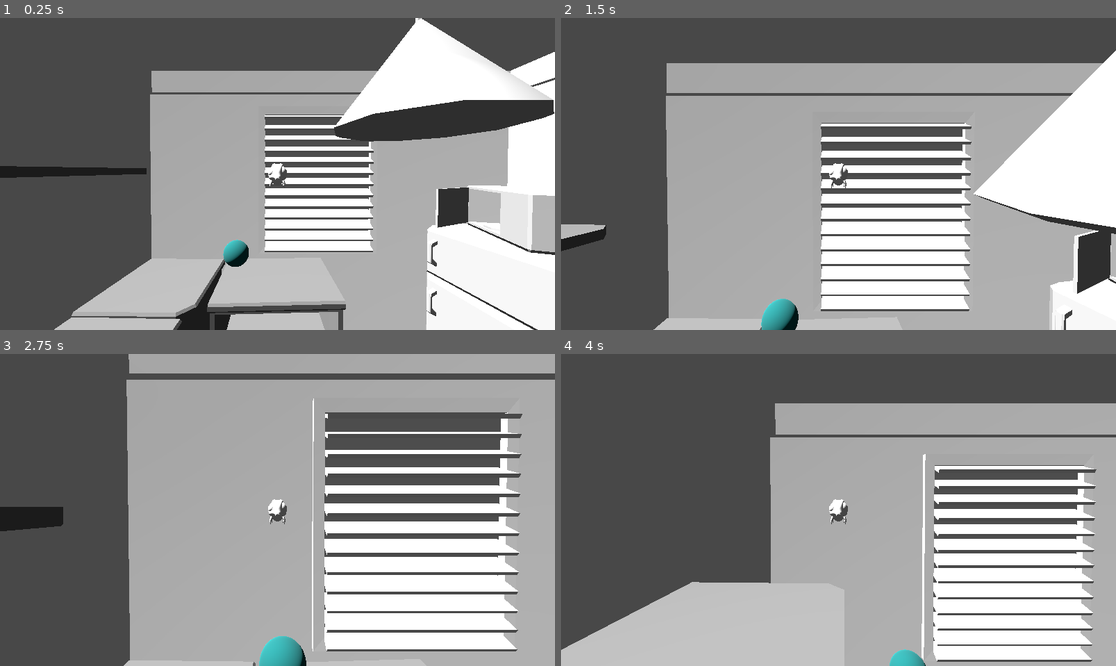
Above: before the commit, frames 1-4 (two rows, left to right).
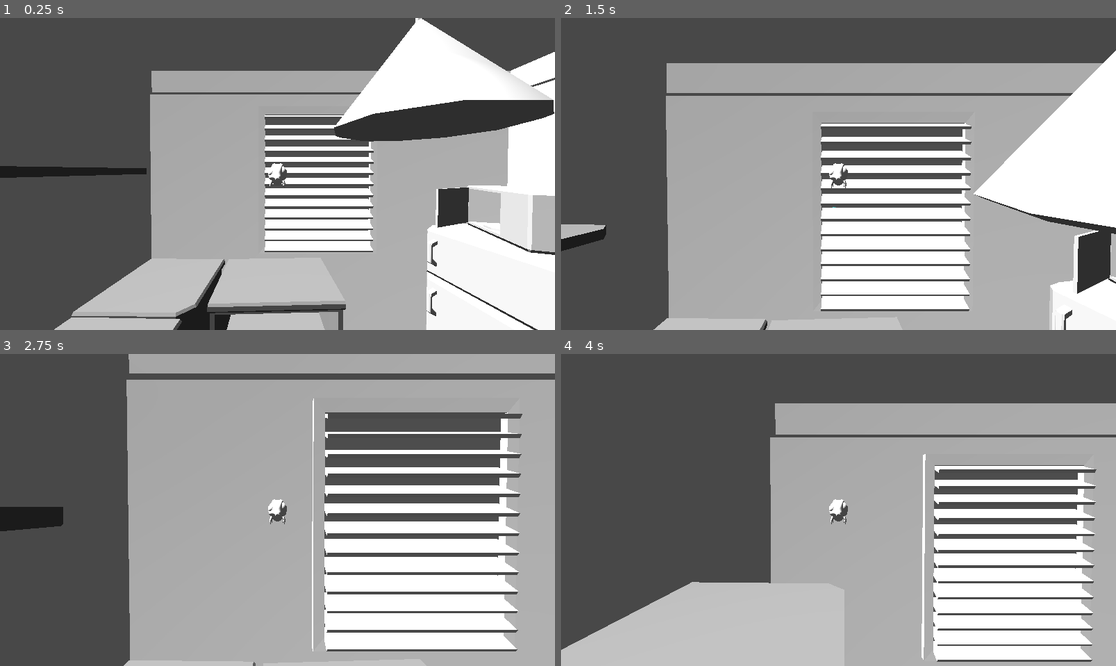
Above: after the commit, the same moments.

Repository: serb2331/gmtk-2025
Game: Godot game, scene res://room.tscn
Same seed, same stepped clock (60 frames per second), same inputs: the game is played once before the commit and once after it.
Inputs:
- Up to frame 1 (0.25 s): no input
- Up to frame 2 (1.5 s): hold Space (fly) 0.53-1.28 s; hold Up (move_forward) from 0.53 s (still down); tap Space (fly) at 1.35 s
- Up to frame 3 (2.75 s): release Up (move_forward) at 2.03 s; hold Left (move_left) from 2.03 s (still down); hold Space (fly) from 2.03 s (still down)
- Up to frame 4 (4 s): release Space (fly) at 2.78 s; tap Space (fly) at 2.85 s; release Left (move_left) at 3.53 s; hold Down (move_back) from 3.53 s (still down); hold Space (fly) from 3.53 s (still down)

The runs differ from the first frame. In frame 1, 0.3% of the frame differs, in the area x 40-45%, y 71-80%; in frame 2, 0.6%; in frame 3, 0.6%, in the area x 46-56%, y 90-100%; in frame 4, 0.3%.

Commit message:
Added script for room

Diff:
--- a/phly/food.gd
+++ b/phly/food.gd
@@ -1,4 +1,16 @@
 extends Node3D
+
+var size: int = 1
+
+func set_size(new_size: int) -> void:
+    size = new_size
+
+func decrease_size(amount: int = 1) -> void:
+    size -= amount
+    print("Food size is now:", size)
+    if size <= 0:
+        queue_free()
+
 
 func _on_area_3d_body_entered(body:Node3D) -> void:
     print("Something entered the area:", body)
--- /dev/null
+++ b/phly/room.gd
@@ -0,0 +1,15 @@
+extends Node3D
+
+@export var food_scene: PackedScene
+
+func _ready():
+	for i in range(10):
+		var food = food_scene.instantiate()
+		food.global_transform.origin = Vector3(
+			randf_range(-10, 10),
+			0,
+			randf_range(-10, 10)
+		)
+		if food.has_method("set_size"):
+			food.set_size(randi_range(1, 5))
+		add_child(food)
--- a/phly/room.tscn
+++ b/phly/room.tscn
@@ -1,5 +1,6 @@
-[gd_scene load_steps=9 format=3 uid="uid://browrbdltohk1"]
+[gd_scene load_steps=10 format=3 uid="uid://browrbdltohk1"]
 
+[ext_resource type="Script" uid="uid://coo0j4chw3x46" path="res://room.gd" id="1_4o3f6"]
 [ext_resource type="PackedScene" uid="uid://bc231hgtwqj5r" path="res://player_fly.tscn" id="1_88gup"]
 [ext_resource type="PackedScene" uid="uid://cfy70qk473650" path="res://kitchen_environment.tscn" id="2_bisa2"]
 [ext_resource type="PackedScene" uid="uid://b1msn131f82fi" path="res://food.tscn" id="3_4o3f6"]
@@ -16,6 +17,8 @@
 size = Vector3(10.625, 1, 14.6358)
 
 [node name="Node3D" type="Node3D"]
+script = ExtResource("1_4o3f6")
+food_scene = ExtResource("3_4o3f6")
 
 [node name="WorldEnvironment" type="WorldEnvironment" parent="."]
 environment = SubResource("Environment_bisa2")
@@ -39,6 +42,3 @@
 
 [node name="Kitchen_Environment2" parent="." instance=ExtResource("2_bisa2")]
 transform = Transform3D(1, 0, 0, 0, 1, 0, 0, 0, 1, -0.13, 0, 1.015)
-
-[node name="Food" parent="." instance=ExtResource("3_4o3f6")]
-transform = Transform3D(1, 0, 0, 0, 1, 0, 0, 0, 1, -0.920411, 0.980014, -0.719256)
Not shown, added: phly/room.gd.uid
